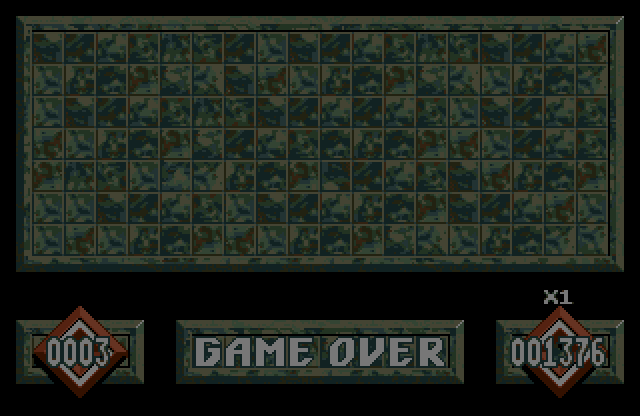
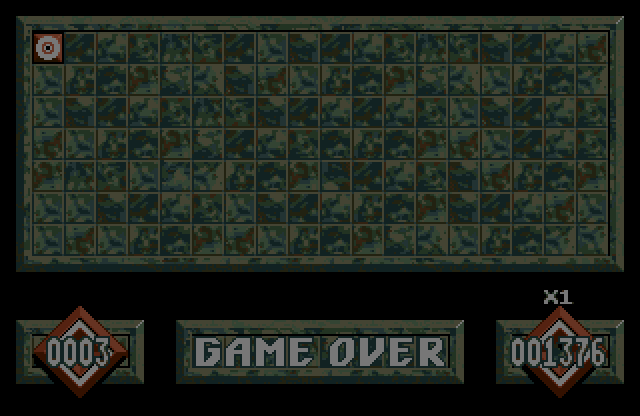
Before/after of a (640, 416) layered artwork. What changed in the layer stack:
added layer "eraser" above "screenshot" over [32, 32, 64, 64]
